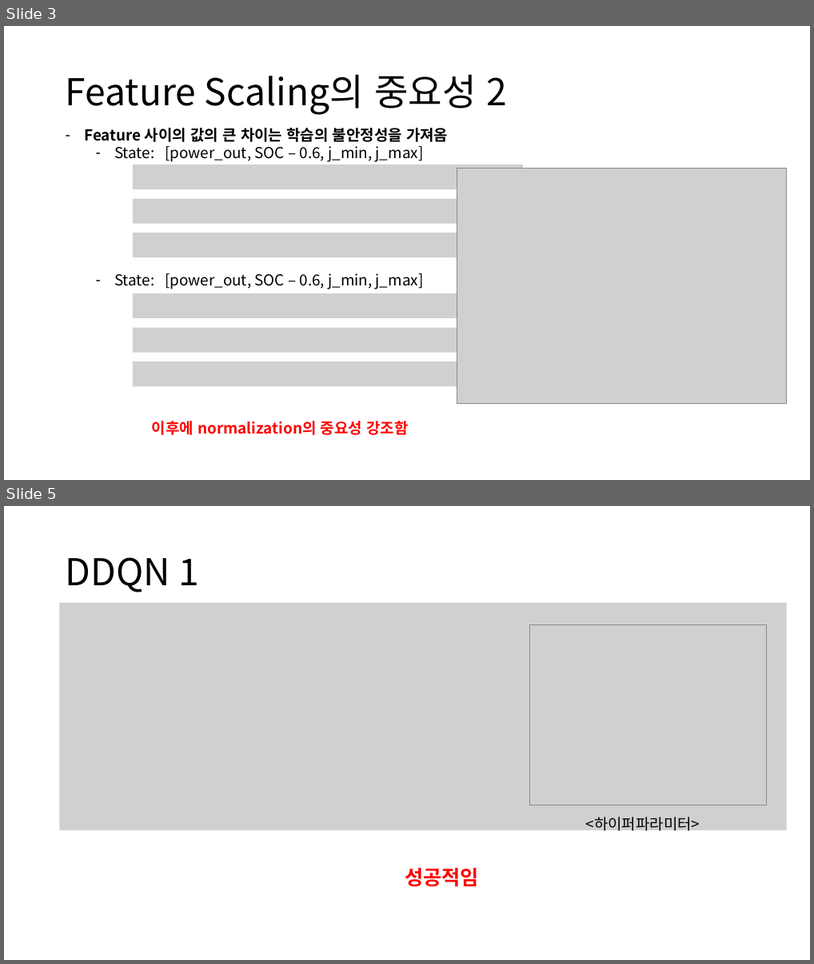
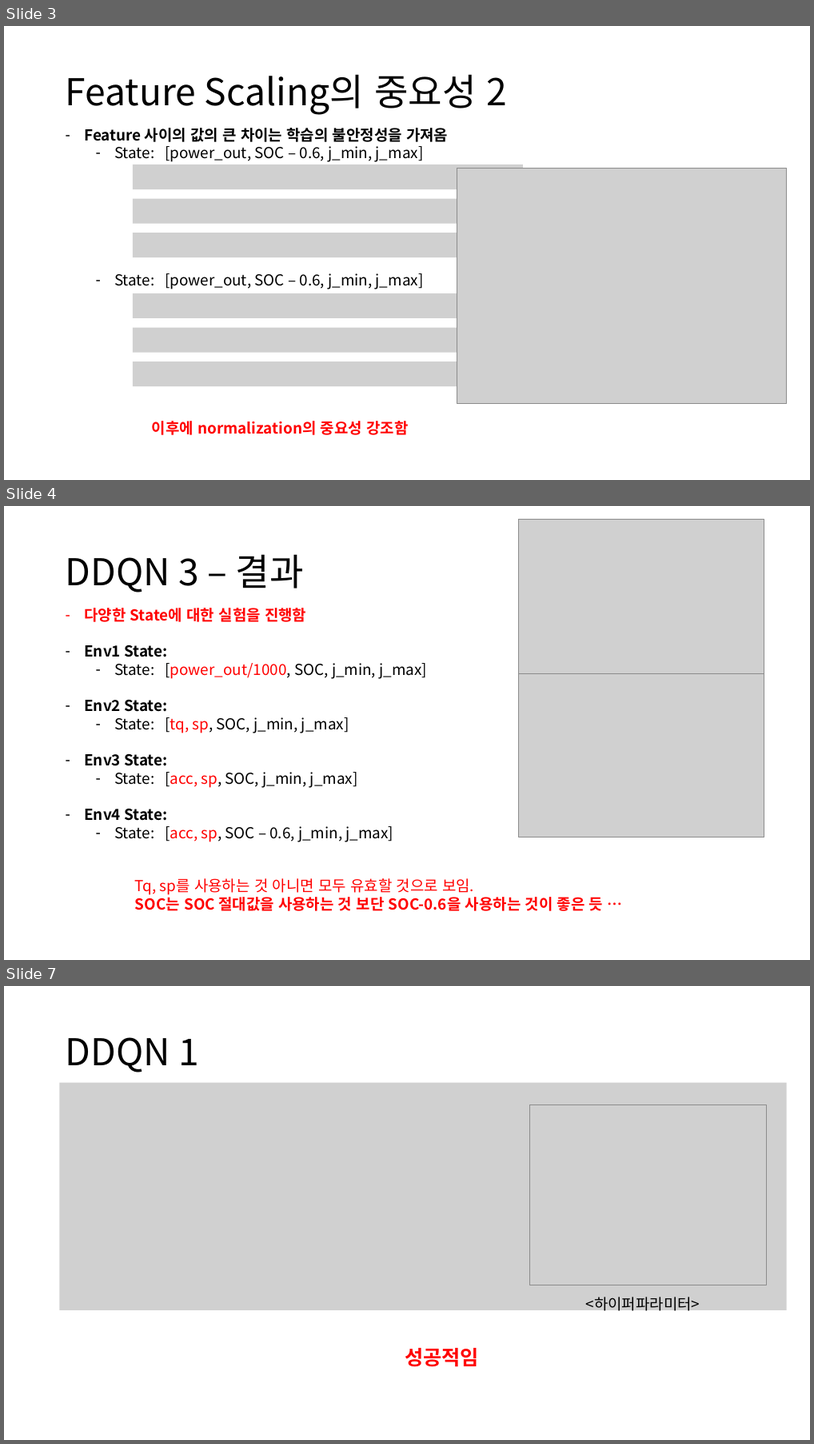
Before and after one commit to zidane89/experiment, a slide deck: 실험정리.pptx. Shown one above the other, each under a label of ours: slides 3 and 5 before the commit, slides 3, 4 and 7 after it; the slides between them are not shown. The pictures are 814x964 and 814x1444 pixels, drawn with LibreOffice and Linux fonts; fonts in the diff are those of the drawing; grey boxes stand for pictures. Boxes give left, top, right and bottom in pixels: in the first picture for what was removed or moved away, otherwise in the second. Text is boxed around its words. In the diff, an @@ line names an element or a change of style, - is before the commit and + after.

```diff
--- a/실험정리.pptx
+++ b/실험정리.pptx
@@ slide 4 added at <box>4,506,810,960</box>, background #FFFFFF @@
@@ picture added at <box>519,520,765,683</box> @@
@@ title added at <box>66,554,304,592</box>, 44 pt, text #000000 @@
+DDQN 3 – 결과
@@ text added at <box>84,608,427,842</box>, 18 pt, text #000000 @@
+– 다양한 State에 대한 실험을 진행함
+– Env1 State:
+  – State: [power_out/1000, SOC, j_min, j_max]
+– Env2 State:
+  – State: [tq, sp, SOC, j_min, j_max]
+– Env3 State:
+  – State: [acc, sp, SOC, j_min, j_max]
+– Env4 State:
+  – State: [acc, sp, SOC – 0.6, j_min, j_max]
@@ picture added at <box>519,673,765,837</box> @@
@@ text added at <box>135,878,603,911</box>, 18 pt, text #FF0000, bold @@
+Tq, sp를 사용하는 것 아니면 모두 유효할 것으로 보임.
+SOC는 SOC 절대값을 사용하는 것 보단 SOC-0.6을 사용하는 것이 좋은 듯 …
@@ what was slide 5 is now slide 7 @@
```
Also in this commit, not shown: 4 slides changed, 2 other slides added, 6 other files.
